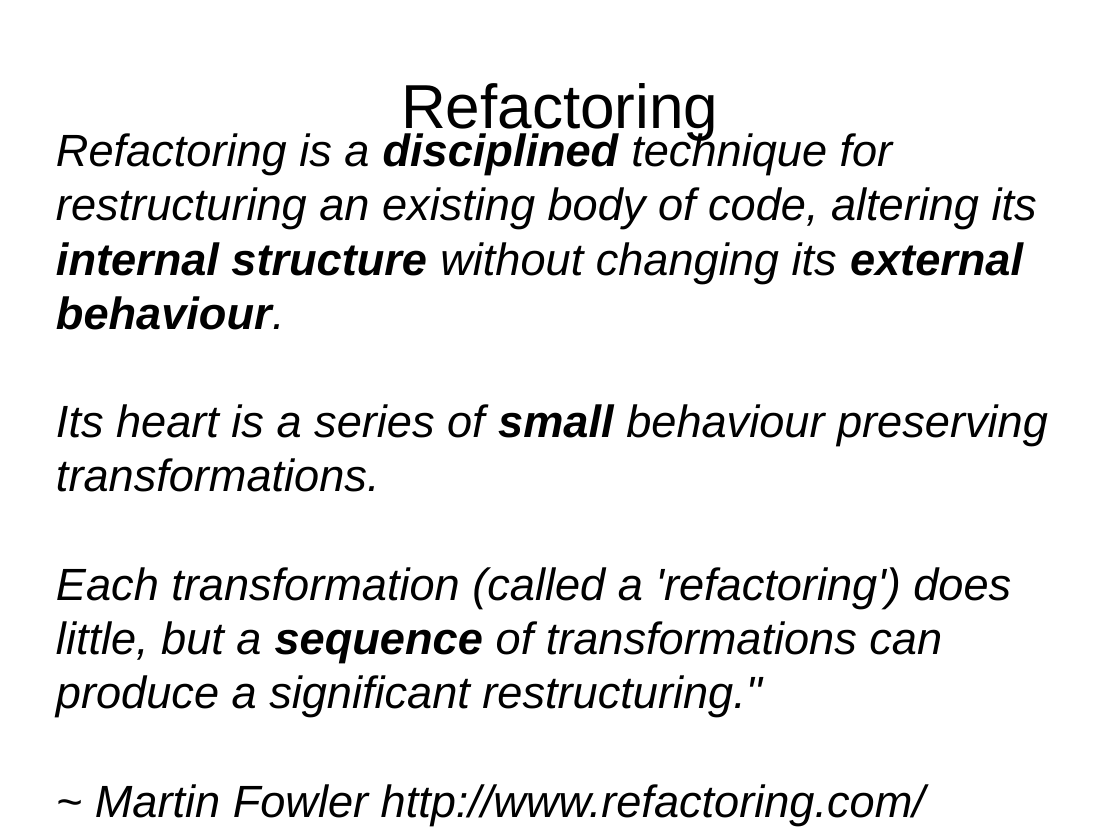
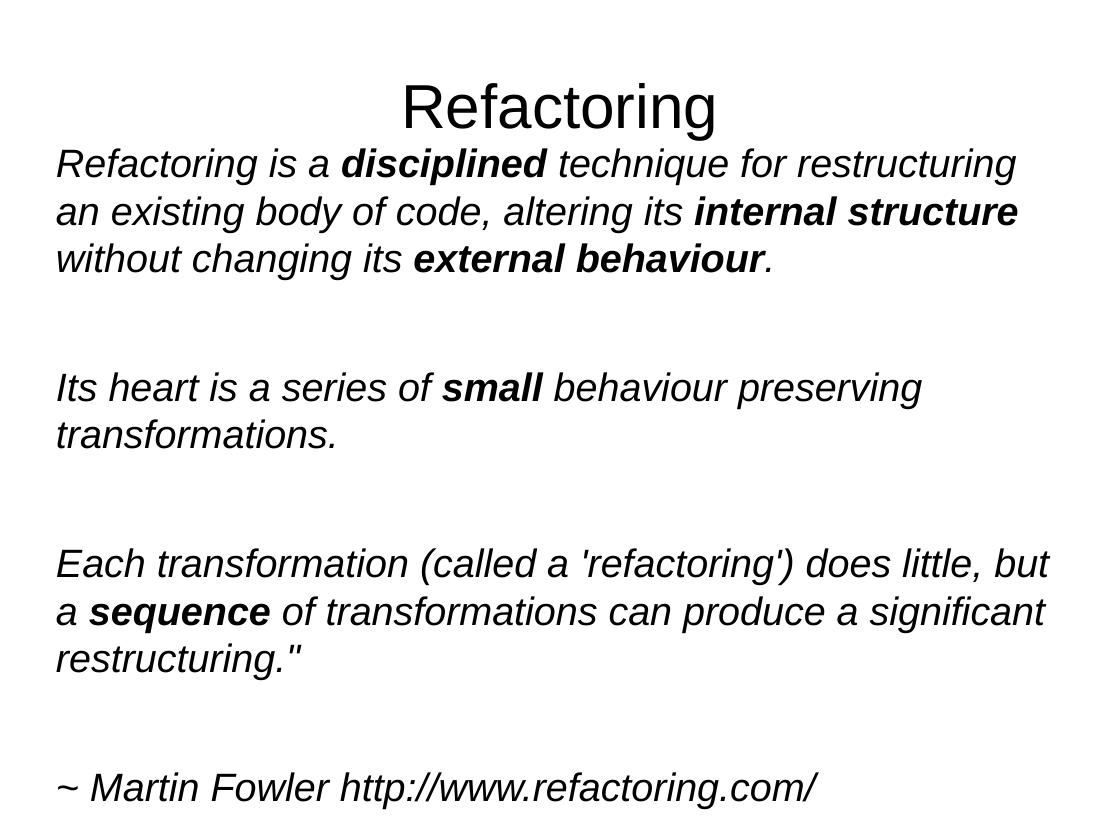
Before and after one commit to tonybaines/refactoring, a slide deck: slide 1 of Refactoring.odp. Drawn at 1120x840 pixels with LibreOffice and Linux fonts; fonts in the diff are those of the drawing. Boxes give left, top, right and bottom in pixels: in the first picture for what was removed or moved away, otherwise in the second. Text is boxed around its words. In the diff, an @@ line names an element or a change of style, - is before the commit and + after.

```diff
--- a/Refactoring.odp
+++ b/Refactoring.odp
@@ subtitle "Refactoring is a disciplined technique ..." moved from (x1=56, y1=131, x2=1048, y2=825) to (x1=56, y1=148, x2=1049, y2=809) @@
@@ subtitle "Refactoring is a disciplined technique ..." at (x1=56, y1=148, x2=1049, y2=809): size 32 to 28 pt; more space between paragraphs @@
```
Also in this commit, not shown: 4 other slides changed, 1 other file.
